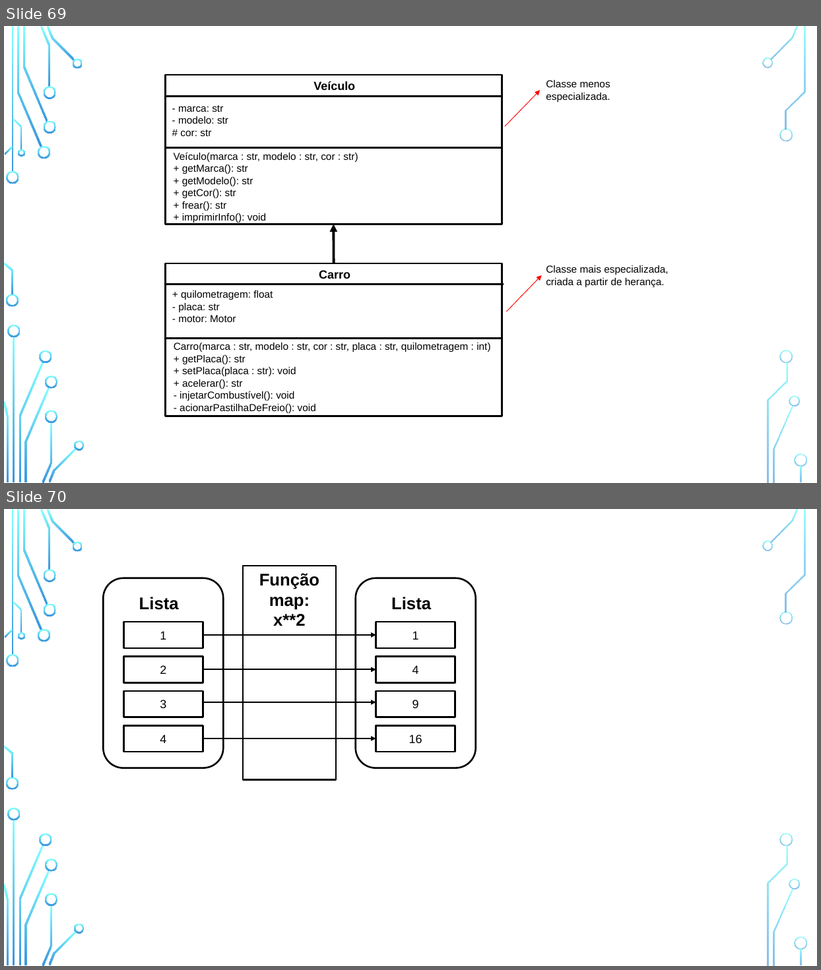
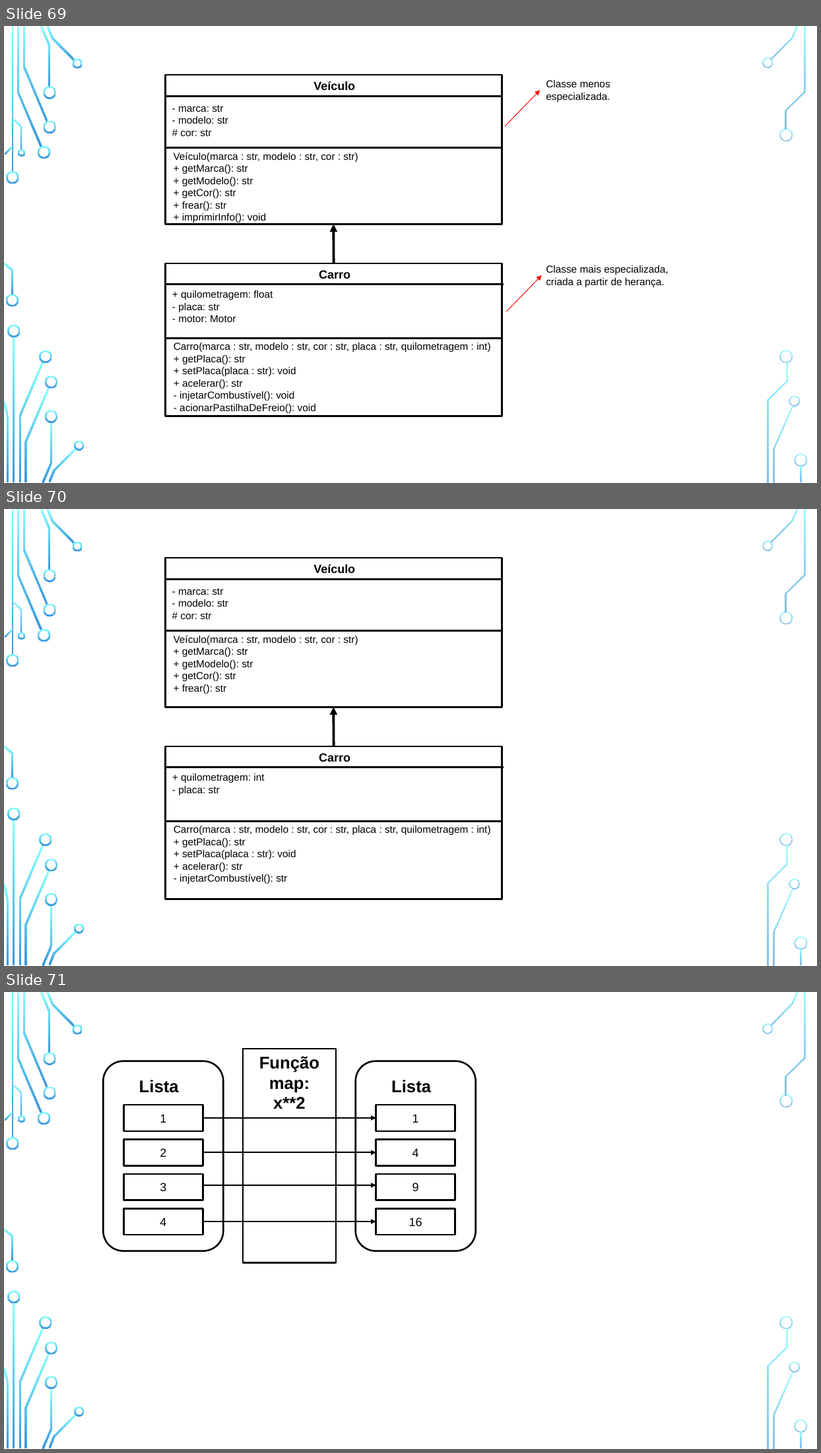
Before and after one commit to zz4fap/python-programming, a slide deck: figures/C126_figures.pptx. Shown one above the other, each under a label of ours: slides 69 and 70 before the commit, slides 69, 70 and 71 after it. The pictures are 821x970 and 821x1453 pixels, drawn with LibreOffice and Linux fonts; fonts in the diff are those of the drawing; background and template pictures are left out. Boxes give left, top, right and bottom in pixels: in the first picture for what was removed or moved away, otherwise in the second. Text is boxed around its words. In the diff, an @@ line names an element or a change of style, - is before the commit and + after.

```diff
--- a/figures/C126_figures.pptx
+++ b/figures/C126_figures.pptx
@@ slide 70 added at [4,509,817,966], background picture (left out); not listed: 36 template elements that a slide beside it also shows @@
@@ group added at [165,558,504,900]: 6 texts, 4 lines, 2 rectangles, 1 arrow @@
+Veículo
+- marca: str
+- modelo: str
+# cor: str
+Veículo(marca : str, modelo : str, cor : str)
++ getMarca(): str
++ getModelo(): str
++ getCor(): str
++ frear(): str
+Carro
++ quilometragem: int
+- placa: str
+Carro(marca : str, modelo : str, cor : str, placa : str, quilometragem : int)
++ getPlaca(): str
++ setPlaca(placa : str): void
++ acelerar(): str
+- injetarCombustível(): str
@@ what was slide 70 is now slide 71 @@
```
Also in this commit, not shown: 1 other file.
